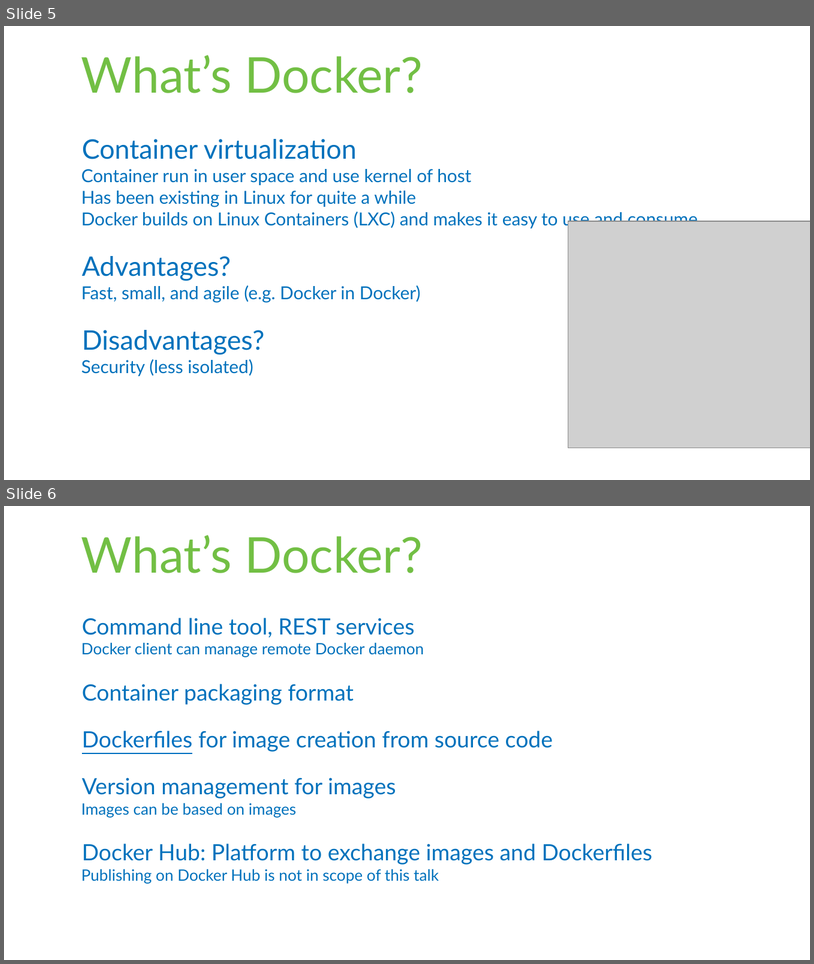
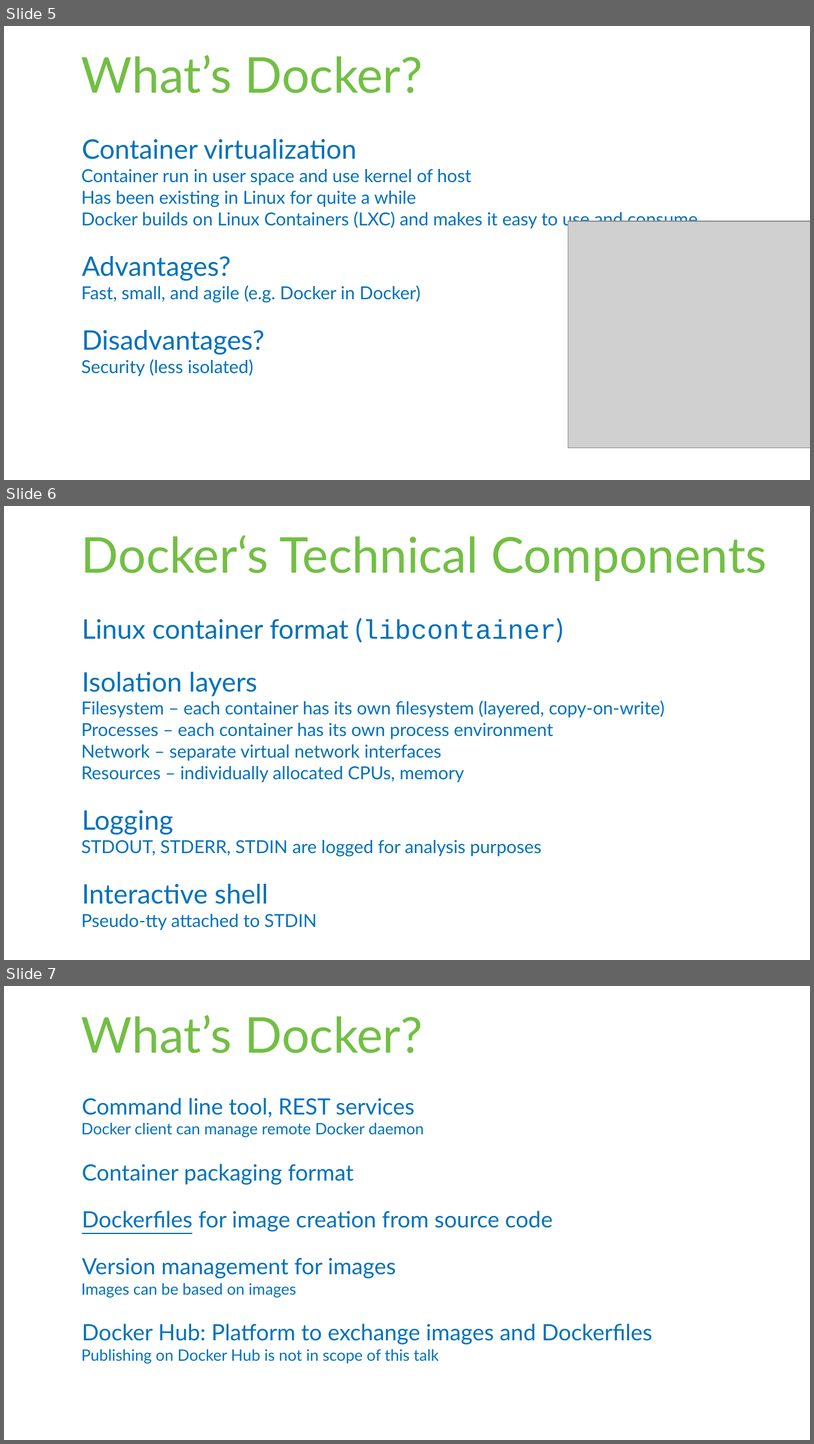
Before and after one commit to rstropek/DockerVS2015Intro, a slide deck: slides/Docker-Workshop.pptx. Shown one above the other, each under a label of ours: slides 5 and 6 before the commit, slides 5, 6 and 7 after it. The pictures are 814x964 and 814x1444 pixels, drawn with LibreOffice and Linux fonts; fonts in the diff are those of the drawing; grey boxes stand for pictures. Boxes give left, top, right and bottom in pixels: in the first picture for what was removed or moved away, otherwise in the second. Text is boxed around its words. In the diff, an @@ line names an element or a change of style, - is before the commit and + after.

```diff
--- a/slides/Docker-Workshop.pptx
+++ b/slides/Docker-Workshop.pptx
@@ slide 6 added at (4, 506, 810, 960), background #FFFFFF @@
@@ title added at (81, 535, 767, 581), 44 pt, text #72BF44 @@
+Docker‘s Technical Components
@@ text added at (81, 618, 665, 930), 16 pt, text #0071BC @@
+Linux container format (libcontainer)
+Isolation layers
+  Filesystem – each container has its own filesystem (layered, copy-on-write)
+  Processes – each container has its own process environment
+  Network – separate virtual network interfaces
+  Resources – individually allocated CPUs, memory
+Logging
+  STDOUT, STDERR, STDIN are logged for analysis purposes
+Interactive shell
+  Pseudo-tty attached to STDIN
@@ what was slide 6 is now slide 7 @@
```
Also in this commit, not shown: 2 slides changed, 2 other slides added, 1 other file.
